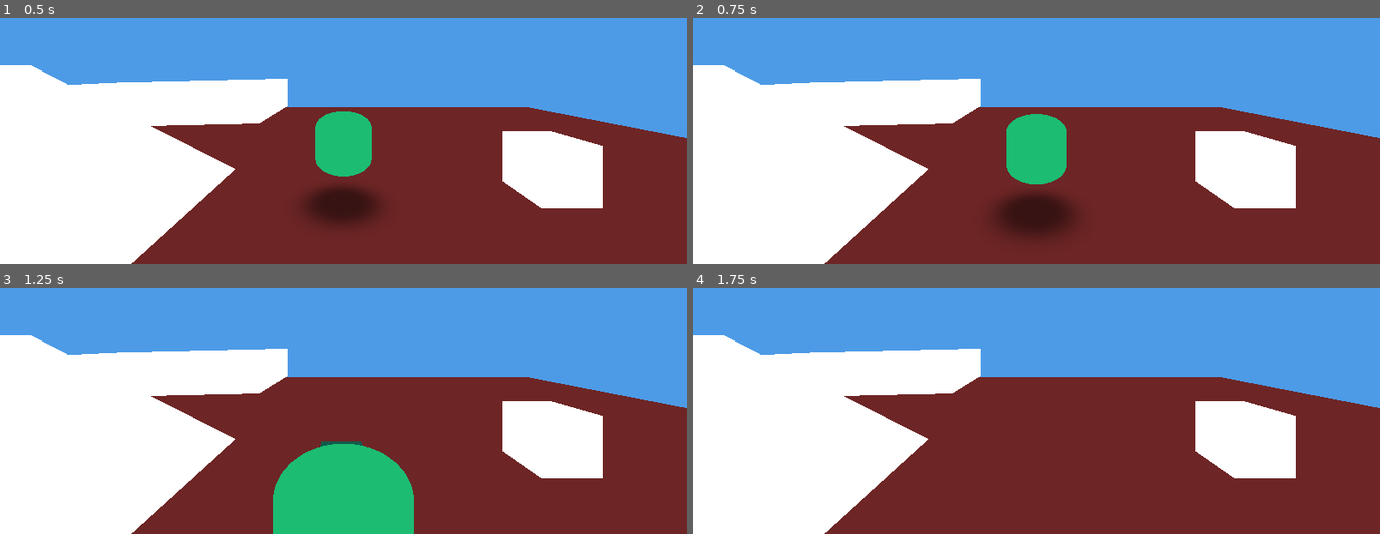
Above: before the commit, frames 1-4 (two rows, left to right).
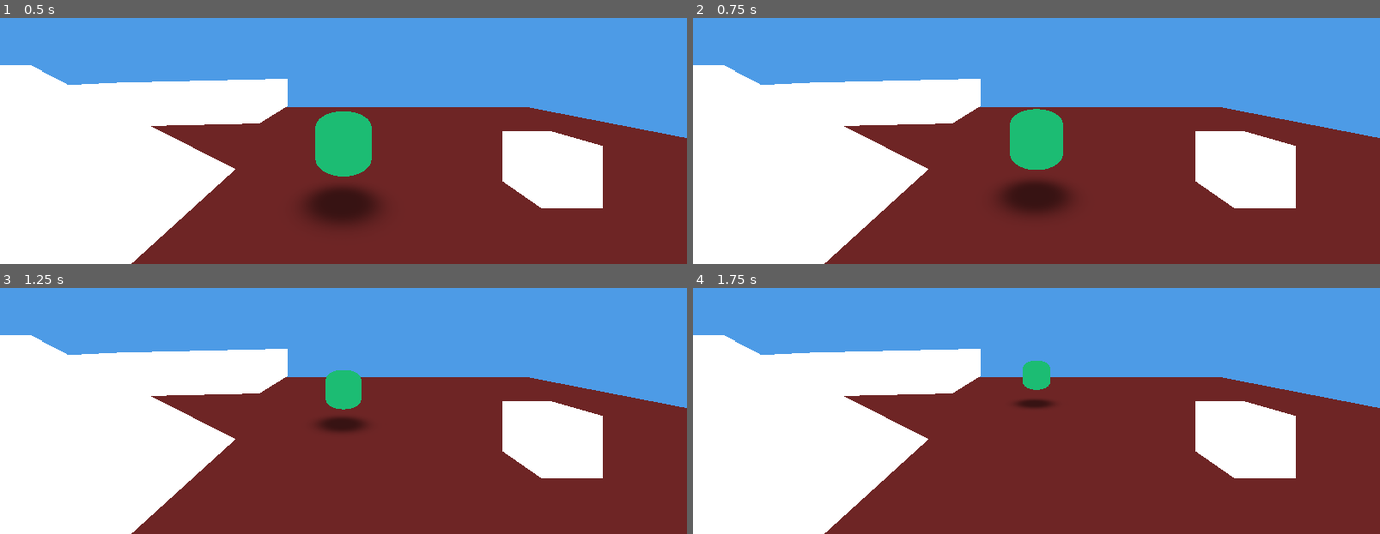
Above: after the commit, the same moments.

Repository: mcthaydt/cabaret-template
Game: Godot game, scene res://templates/base_scene_template.tscn
Same seed, same stepped clock (60 frames per second), same inputs: the game is played once before the commit and once after it.
Inputs (mouse positions are in pixels of both pictures, inside the frame that each line leads up to):
- Up to frame 1 (0.5 s): no input
- Up to frame 2 (0.75 s): tap Enter at 0.5 s; move the mouse to (1070, 69) at 0.52 s; hold W (move_forward) from 0.53 s (still down); tap Shift (sprint) at 0.6 s; click (1070, 69) at 0.67 s
- Up to frame 3 (1.25 s): keep holding W (move_forward); tap Space (jump) at 0.77 s
- Up to frame 4 (1.75 s): keep holding W (move_forward); move the mouse to (1002, 342) at 1.27 s; tap Alt at 1.35 s; tap Space (jump) at 1.52 s

Frame 1 is identical in both runs. In frame 2, 2.2% of the frame differs, in the area x 44-56%, y 36-90%; in frame 3, 7.7%, in the area x 39-61%, y 33-100%; in frame 4, 0.6%.

Commit message:
Movement inversion fix

Diff:
--- a/scripts/ecs/systems/s_movement_system.gd
+++ b/scripts/ecs/systems/s_movement_system.gd
@@ -75,7 +75,8 @@
 				if cam_right.length() == 0.0:
 					cam_right = cam_forward.cross(up_dir)
 				cam_right = cam_right.normalized()
-				var desired_dir: Vector3 = (cam_right * input_vector.x) + (cam_forward * input_vector.y)
+				var forward_input: float = -input_vector.y
+				var desired_dir: Vector3 = (cam_right * input_vector.x) + (cam_forward * forward_input)
 				if desired_dir.length() > 0.0:
 					desired_dir = desired_dir.normalized()
 				desired_velocity = desired_dir * current_max_speed
Not shown, changed: docs/general/DEV_PITFALLS.md
